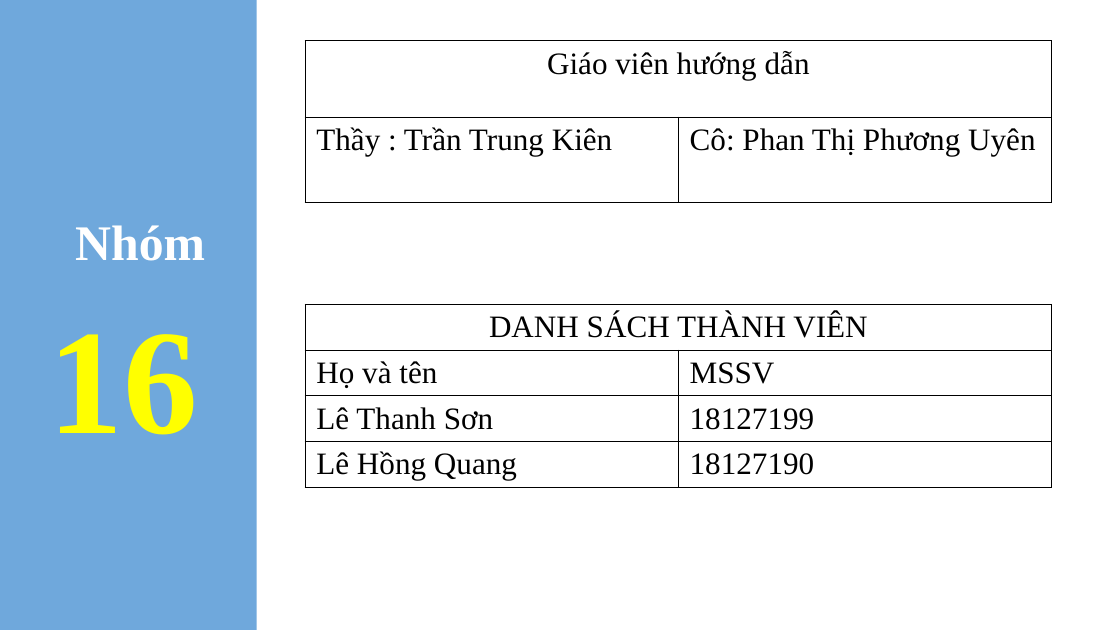
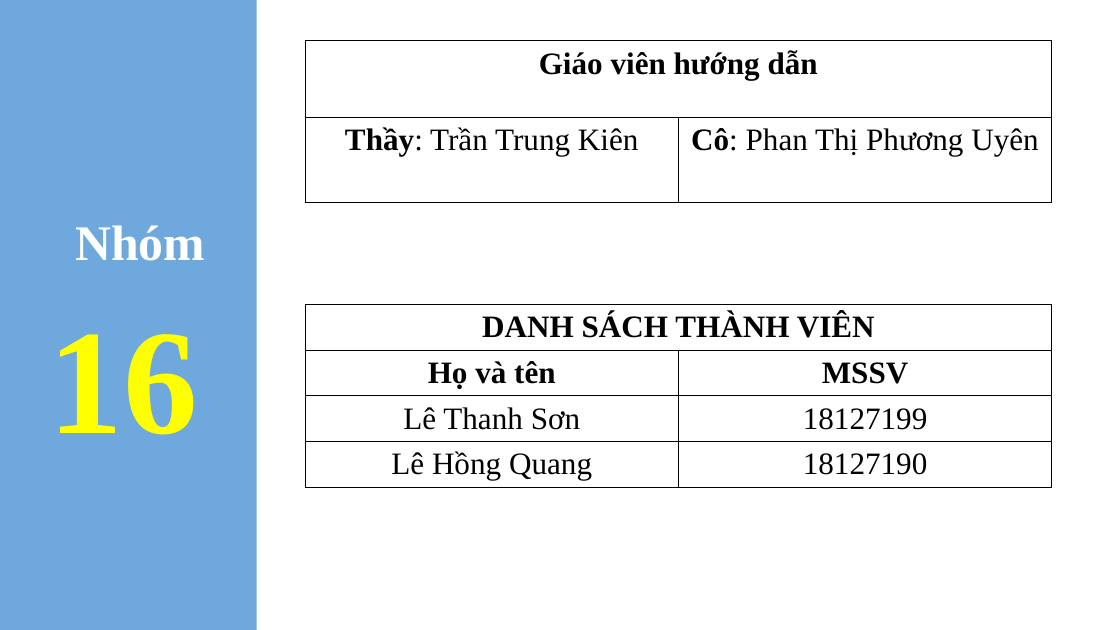
Before and after one commit to lethanhson1504/datascience-project-group16, a slide deck: slide 2 of Slide.pptx. Drawn at 1120x630 pixels with LibreOffice and Linux fonts; fonts in the diff are those of the drawing; background and template pictures are left out. Boxes give left, top, right and bottom in pixels: in the first picture for what was removed or moved away, otherwise in the second. Text is boxed around its words. In the diff, an @@ line names an element or a change of style, - is before the commit and + after.

```diff
--- a/Slide.pptx
+++ b/Slide.pptx
@@ table at (305,40,1051,202) @@
-row 2, column 1: Thầy : Trần Trung Kiên
+row 2, column 1: Thầy: Trần Trung Kiên
@@ bold on in "Giáo viên hướng dẫn", "Cô:" @@
@@ alignment left to centre @@
@@ table at (305,305,1051,498) @@
@@ bold on in "DANH SÁCH THÀNH VIÊN", "Họ và tên", "MSSV" @@
@@ alignment left to centre @@
```
Also in this commit, not shown: 3 other slides changed, 22 slides added, 25 slides removed.
